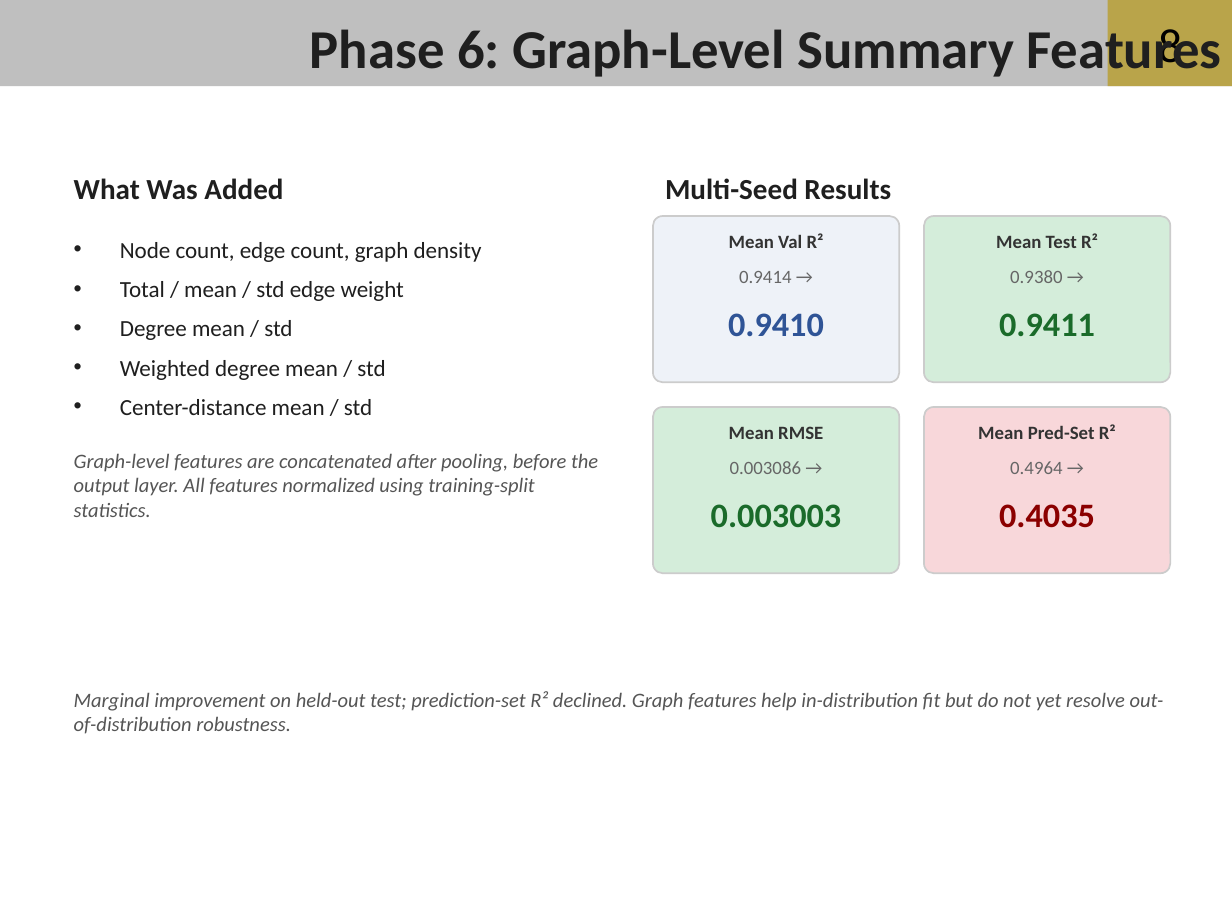
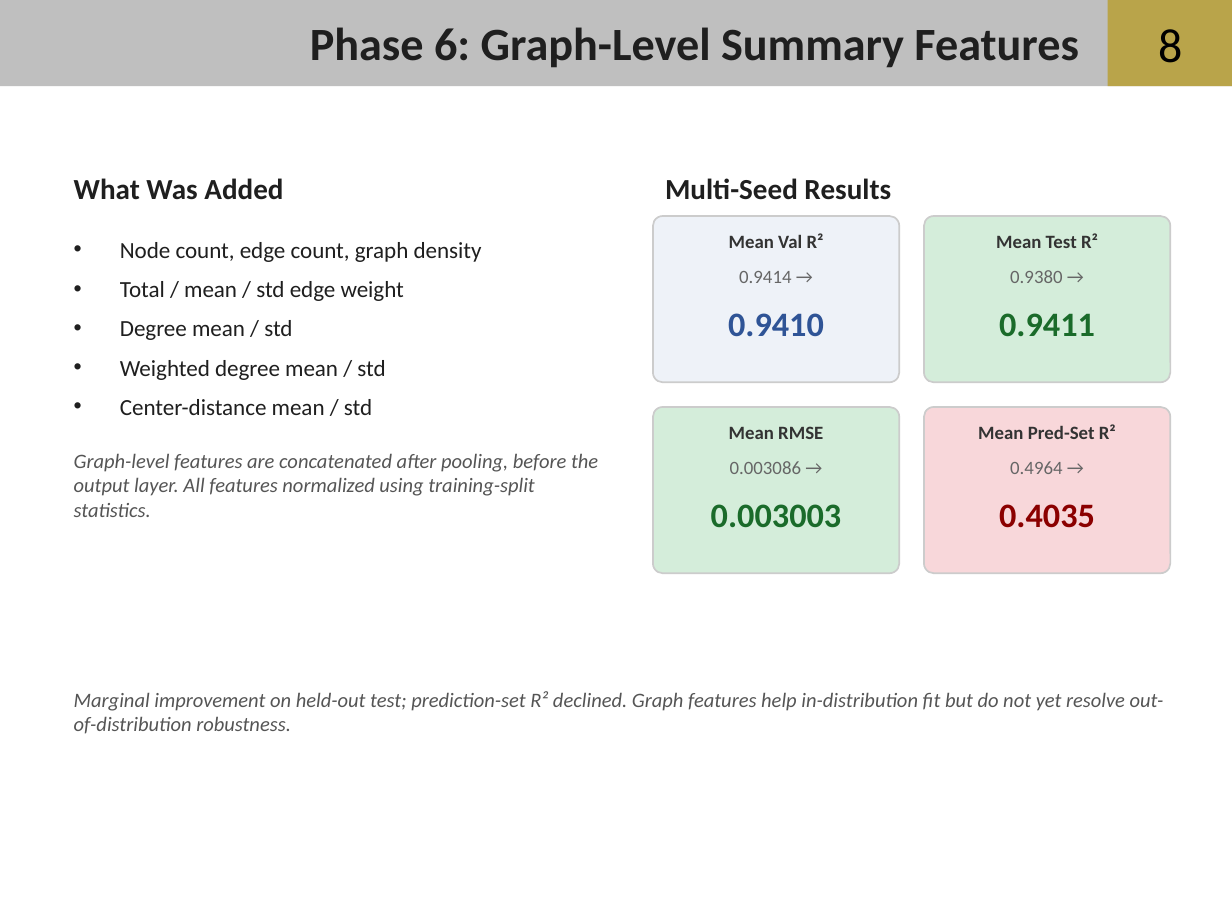
Before and after one commit to aadams2006/NSF-REU-Summer-26, a slide deck: slide 8 of docs/reference_materials/powerpoints/6-30 REU.pptx. Drawn at 1232x924 pixels with LibreOffice and Linux fonts; fonts in the diff are those of the drawing; background and template pictures are left out. Boxes give left, top, right and bottom in pixels: in the first picture for what was removed or moved away, otherwise in the second. Text is boxed around its words. In the diff, an @@ line names an element or a change of style, - is before the commit and + after.

```diff
--- a/docs/reference_materials/powerpoints/6-30 REU.pptx
+++ b/docs/reference_materials/powerpoints/6-30 REU.pptx
@@ text "Phase 6: Graph-Level Summary Features" at (310, 27, 1078, 68): size 32 to 27 pt; less space between paragraphs @@
```
Also in this commit, not shown: 7 other slides changed, 1 other file.
